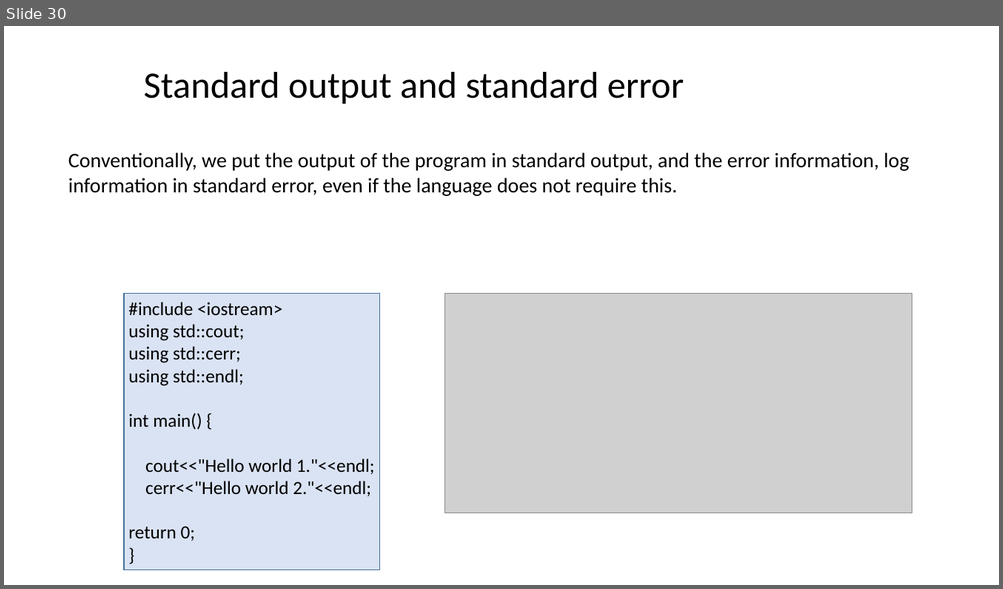
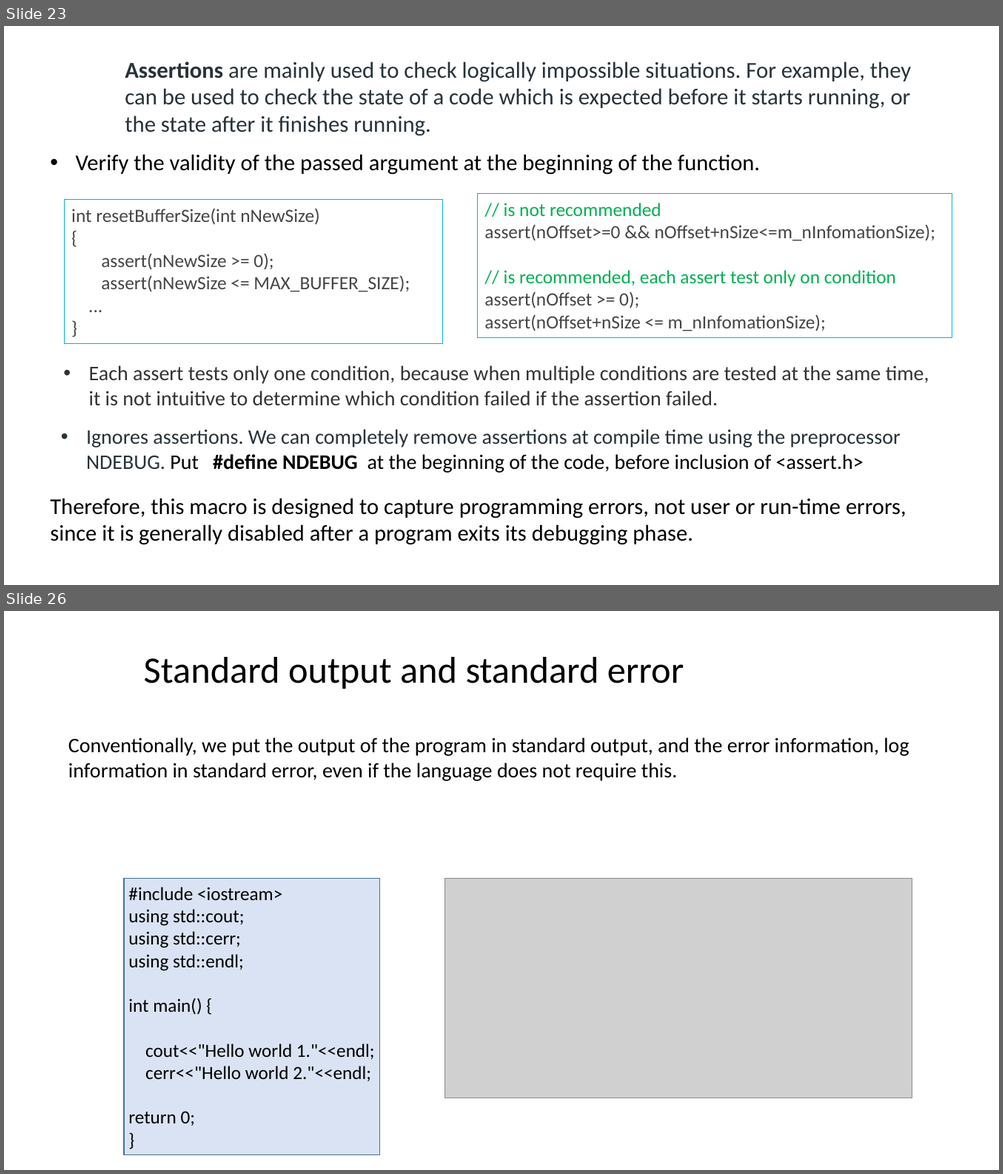
Before and after one commit to ShiqiYu/CPP, a slide deck: week14/Lab14.pptx. Shown one above the other, each under a label of ours: slide 30 before the commit, slides 23 and 26 after it; the slides between them are not shown. The pictures are 1003x589 and 1003x1174 pixels, drawn with LibreOffice and Linux fonts; fonts in the diff are those of the drawing; grey boxes stand for pictures; background and template pictures are left out. Boxes give left, top, right and bottom in pixels: in the first picture for what was removed or moved away, otherwise in the second. Text is boxed around its words. In the diff, an @@ line names an element or a change of style, - is before the commit and + after.

```diff
--- a/week14/Lab14.pptx
+++ b/week14/Lab14.pptx
@@ slide 23 added at box(4, 26, 999, 585), background #FFFFFF @@
@@ text added at box(125, 62, 910, 136), 22 pt, text #273239 @@
+Assertions are mainly used to check logically impossible situations. For example, they can be used to check the state of a code which is expected before it starts running, or the state after it finishes running.
@@ text added at box(76, 154, 760, 175), 21.8 pt, text #000000 @@
+• Verify the validity of the passed argument at the beginning of the function.
@@ rectangle added at box(65, 200, 443, 344), outline #00B0F0 0.75 pt, 18.1 pt, text #454545 @@
+int resetBufferSize(int nNewSize)
+{
+assert(nNewSize >= 0);
+assert(nNewSize <= MAX_BUFFER_SIZE);
+...
+}
@@ rectangle added at box(478, 194, 952, 338), outline #00B0F0 0.75 pt, 18.1 pt, text #454545 @@
+// is not recommended
+assert(nOffset>=0 && nOffset+nSize<=m_nInfomationSize);
+// is recommended, each assert test only on condition
+assert(nOffset >= 0);
+assert(nOffset+nSize <= m_nInfomationSize);
@@ text added at box(89, 366, 929, 406), 20 pt, text #333333 @@
+• Each assert tests only one condition, because when multiple conditions are tested at the same time, it is not intuitive to determine which condition failed if the assertion failed.
@@ text added at box(86, 429, 900, 473), 20 pt, text #273239 @@
+• Ignores assertions. We can completely remove assertions at compile time using the preprocessor NDEBUG. Put #define NDEBUG at the beginning of the code, before inclusion of <assert.h>
@@ text added at box(50, 498, 906, 545), 21.8 pt, text #000000 @@
+Therefore, this macro is designed to capture programming errors, not user or run-time errors, since it is generally disabled after a program exits its debugging phase.
@@ what was slide 30 is now slide 26 @@
```
Also in this commit, not shown: 15 slides changed, 8 other slides added, 14 slides removed.
